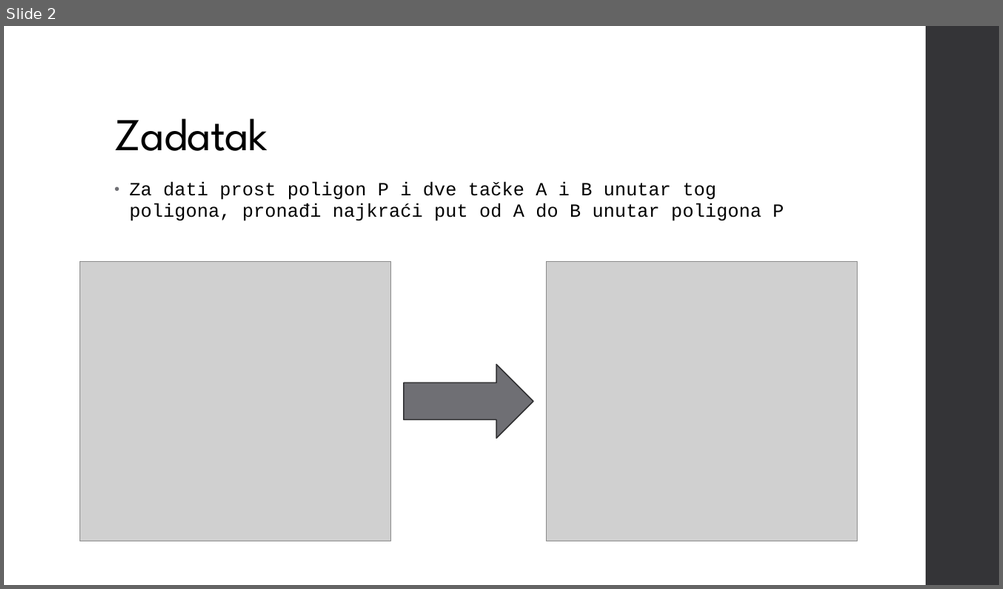
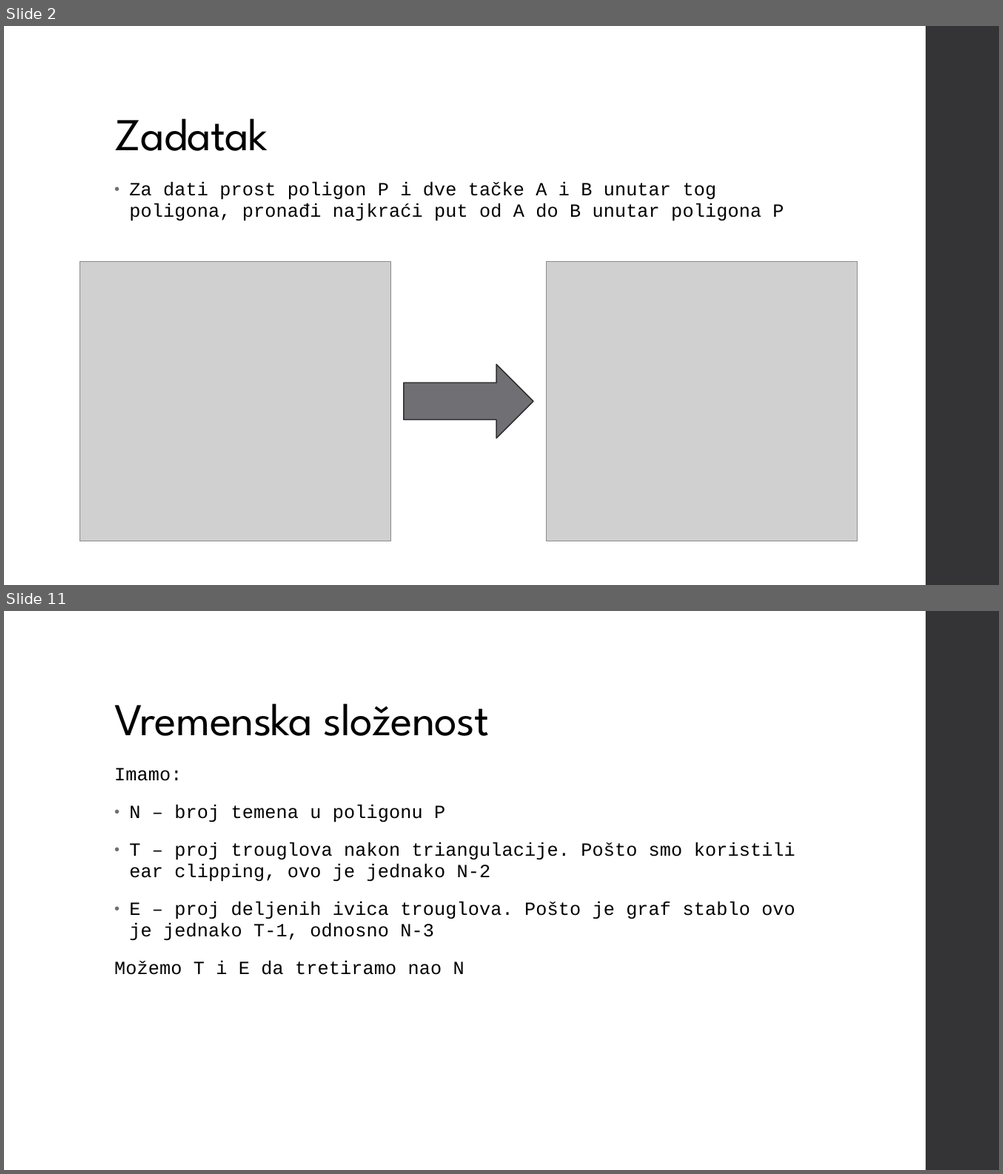
Before and after one commit to djordjepvl/Polygon-Pathfinding-Algorithm, a slide deck: Funnel Algorithm.pptx. Shown one above the other, each under a label of ours: slide 2 before the commit, slides 2 and 11 after it; the slides between them are not shown. The pictures are 1003x589 and 1003x1174 pixels, drawn with LibreOffice and Linux fonts; fonts in the diff are those of the drawing; grey boxes stand for pictures. Boxes give left, top, right and bottom in pixels: in the first picture for what was removed or moved away, otherwise in the second. Text is boxed around its words. In the diff, an @@ line names an element or a change of style, - is before the commit and + after.

```diff
--- a/Funnel Algorithm.pptx
+++ b/Funnel Algorithm.pptx
@@ slide 11 added at (x1=4, y1=611, x2=999, y2=1170), background #FFFFFF; not listed: 1 template element that a slide beside it also shows @@
@@ title added at (x1=114, y1=703, x2=489, y2=736), 44 pt, text #000000 @@
+Vremenska složenost
@@ text added at (x1=114, y1=768, x2=795, y2=975), 18 pt, text #000000 @@
+Imamo:
+• N – broj temena u poligonu P
+• T – proj trouglova nakon triangulacije. Pošto smo koristili ear clipping, ovo je jednako N-2
+• E – proj deljenih ivica trouglova. Pošto je graf stablo ovo je jednako T-1, odnosno N-3
+Možemo T i E da tretiramo nao N
```
Also in this commit, not shown: 10 other slides added, 1 slide removed, 2 other files.
